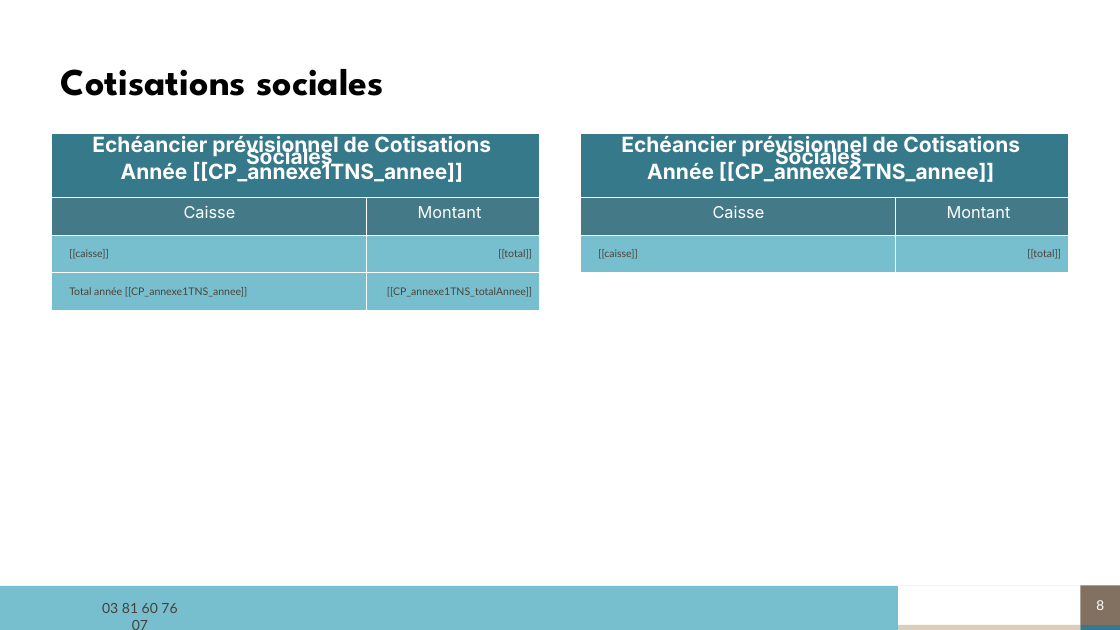
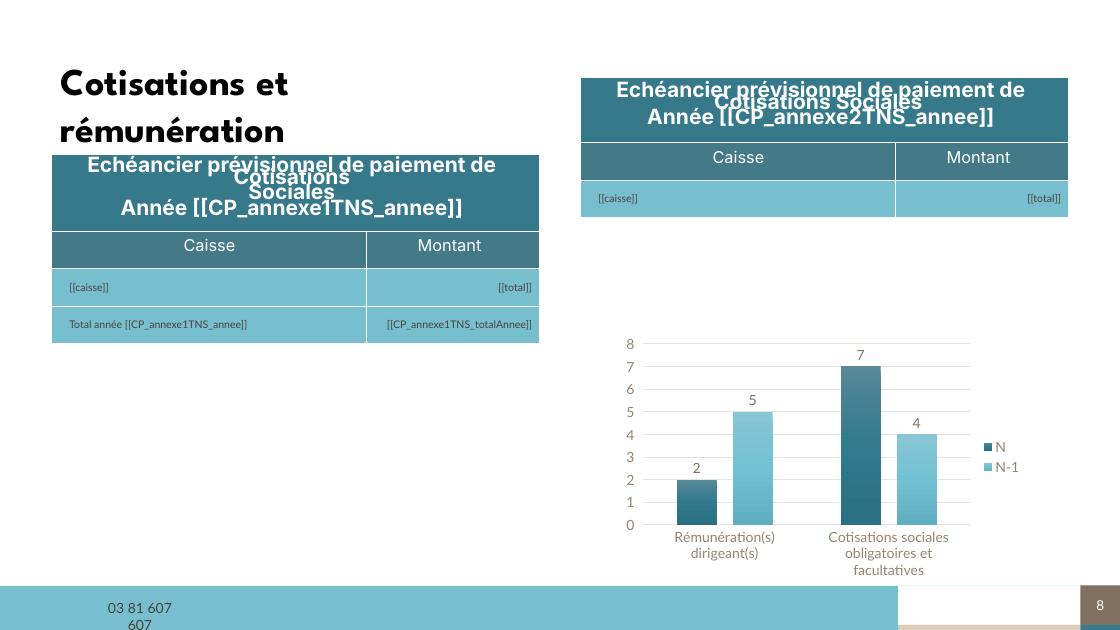
Before and after one commit to ldebouche/Projet1_lettre_fin_de_mission, a slide deck: slide 8 of backend/src/templates/modele_complet.pptm. Drawn at 1120x630 pixels with LibreOffice and Linux fonts; fonts in the diff are those of the drawing; background and template pictures are left out. Boxes give left, top, right and bottom in pixels: in the first picture for what was removed or moved away, otherwise in the second. Text is boxed around its words. In the diff, an @@ line names an element or a change of style, - is before the commit and + after.

```diff
--- a/backend/src/templates/modele_complet.pptm
+++ b/backend/src/templates/modele_complet.pptm
@@ text at [61, 69, 289, 201]: text changed @@
-Cotisations sociales
+Cotisations et rémunération
+du dirigeant
@@ table at [581, 78, 1069, 218] @@
-row 1, column 1: Echéancier prévisionnel de Cotisations Sociales / Année [[CP_annexe2TNS_annee]]
+row 1, column 1: Echéancier prévisionnel de paiement de Cotisations Sociales / Année [[CP_annexe2TNS_annee]]
@@ table: place and size @@
-table at [581, 133, 1069, 272]
+table at [581, 78, 1069, 218]
@@ table at [51, 155, 539, 344] @@
-row 1, column 1: Echéancier prévisionnel de Cotisations Sociales / Année [[CP_annexe1TNS_annee]]
+row 1, column 1: Echéancier prévisionnel de paiement de Cotisations / Sociales / Année [[CP_annexe1TNS_annee]]
@@ table: place and size @@
-table at [51, 133, 539, 310]
+table at [51, 155, 539, 344]
@@ column chart added at [618, 330, 1032, 583] @@
+categories: Rémunération(s) dirigeant(s), Cotisations sociales obligatoires et facultatives
+N: 2, 7
+N-1: 5, 4
@@ text at [108, 603, 172, 613]: spaces changed @@
-03 81 60 76 07
+03 81 607 607
```
Also in this commit, not shown: 19 other slides changed, 20 other files.
